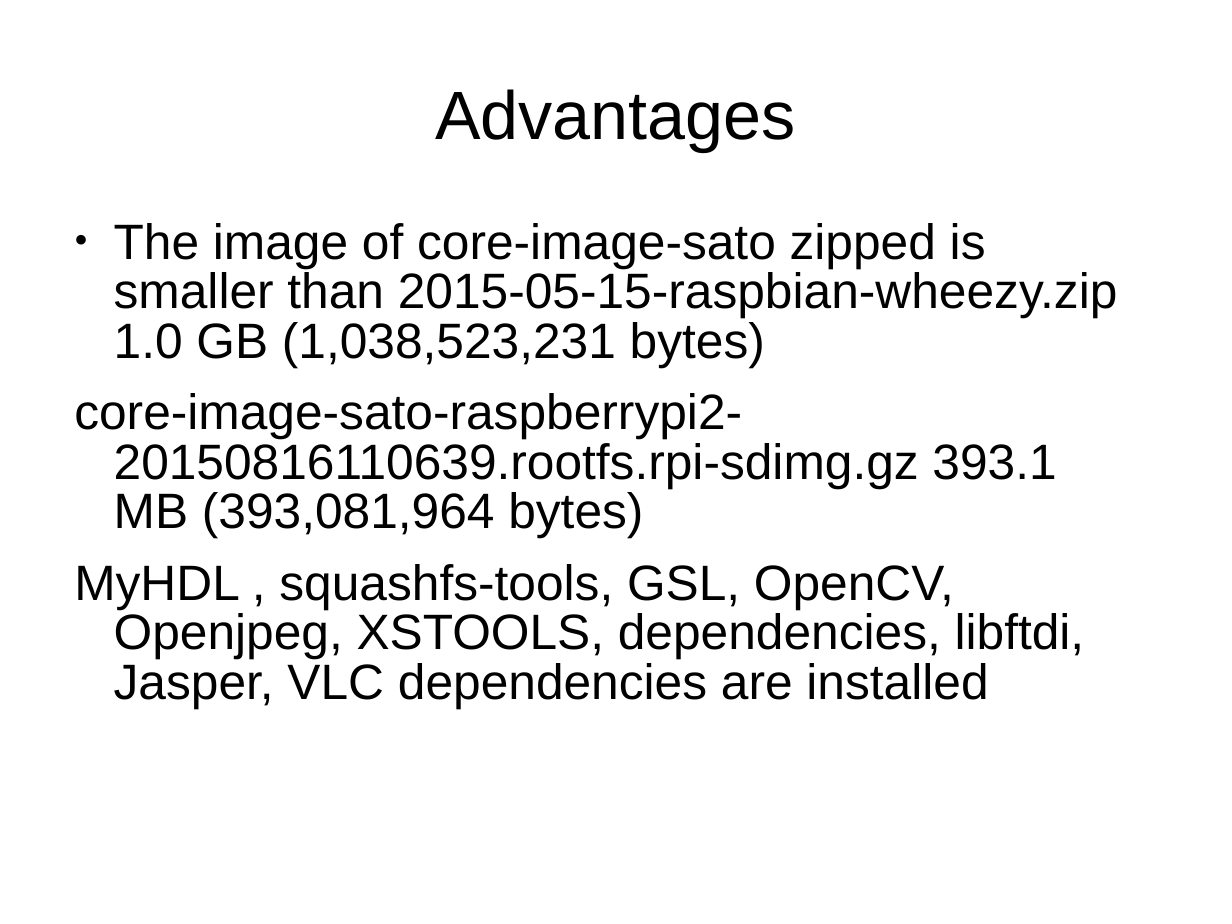
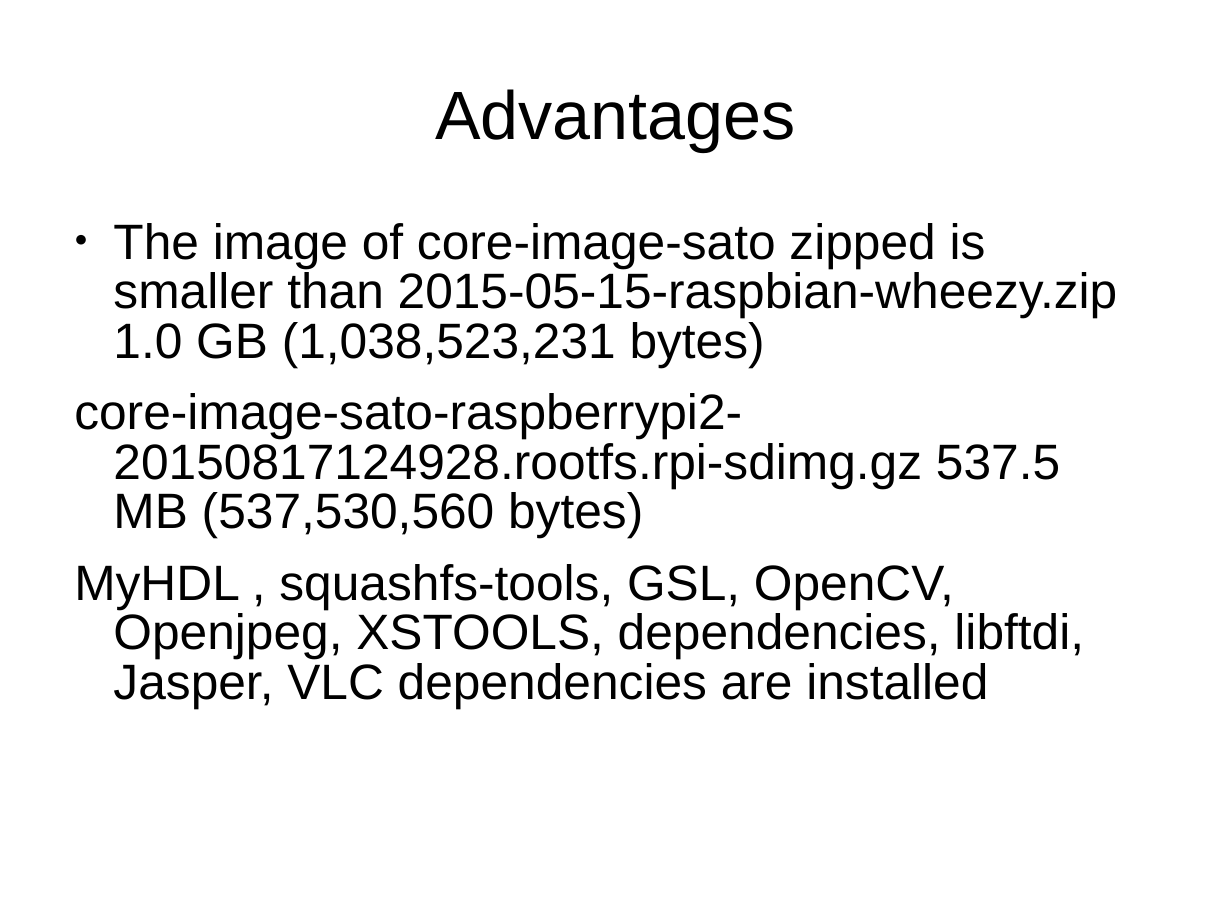
Before and after one commit to develone/raspberrypi2_yocto, a slide deck: slide 2 of doc/yocto_raspbain.ppt. Drawn at 1232x924 pixels with LibreOffice and Linux fonts; fonts in the diff are those of the drawing. Boxes give left, top, right and bottom in pixels: in the first picture for what was removed or moved away, otherwise in the second. Text is boxed around its words. In the diff, an @@ line names an element or a change of style, - is before the commit and + after.

```diff
--- a/doc/yocto_raspbain.ppt
+++ b/doc/yocto_raspbain.ppt
@@ text at (74,393,1060,538): text changed @@
-core-image-sato-raspberrypi2-20150816110639.rootfs.rpi-sdimg.gz 393.1 MB (393,081,964 bytes)
+core-image-sato-raspberrypi2-20150817124928.rootfs.rpi-sdimg.gz 537.5 MB (537,530,560 bytes)
```
Also in this commit, not shown: 1 other slide changed, 5 other files.
